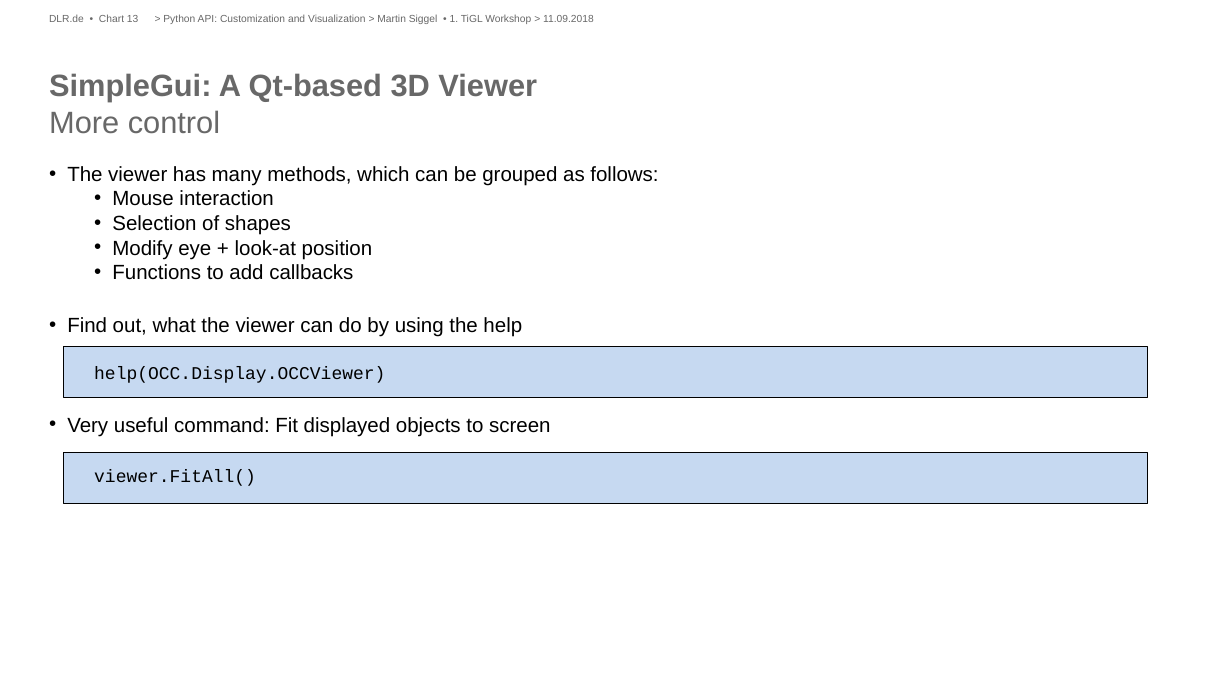
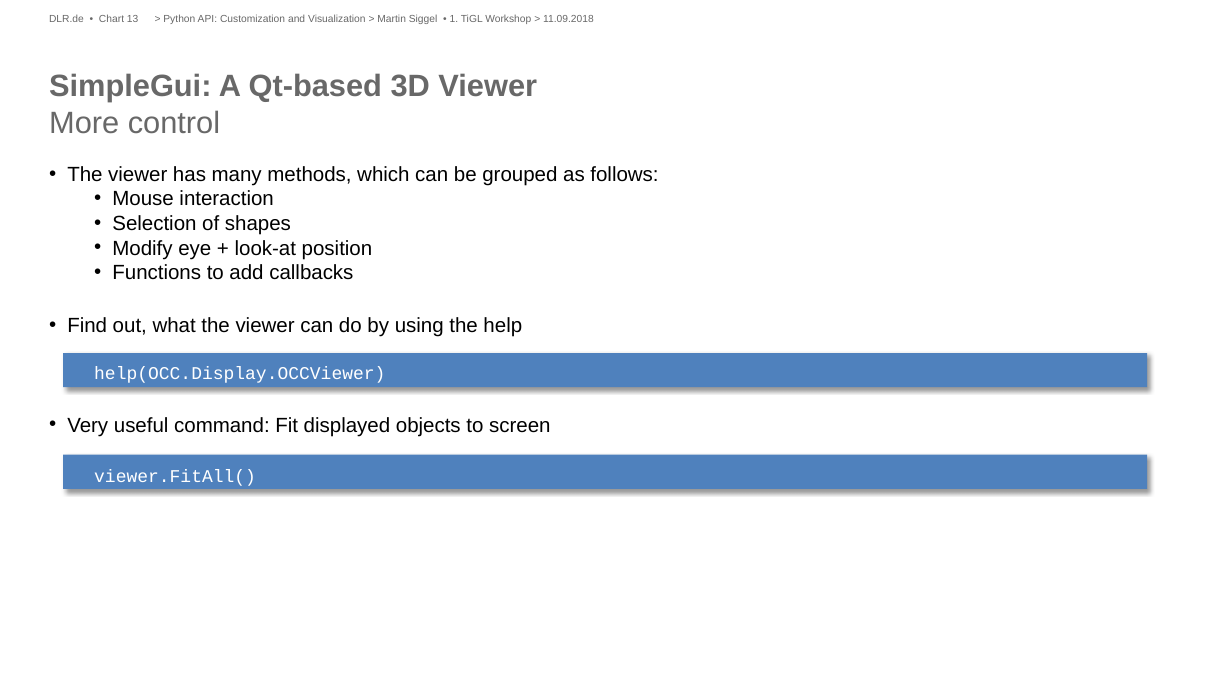
Before and after one commit to ganeshvivek/tigl-workshop, a slide deck: slide 13 of Presentations/Python API-Customization-Visualization.pptx. Drawn at 1232x693 pixels with LibreOffice and Linux fonts; fonts in the diff are those of the drawing; background and template pictures are left out. Boxes give left, top, right and bottom in pixels: in the first picture for what was removed or moved away, otherwise in the second. Text is boxed around its words. In the diff, an @@ line names an element or a change of style, - is before the commit and + after.

```diff
--- a/Presentations/Python API-Customization-Visualization.pptx
+++ b/Presentations/Python API-Customization-Visualization.pptx
@@ rectangle: place and size @@
-rectangle at box(63, 346, 1146, 397)
+rectangle at box(63, 353, 1146, 387)
@@ rectangle at box(63, 353, 1146, 387): fill #C6D9F1 to #4F81BD; outline #000000 0.75 pt to none; shadow on @@
@@ text at box(94, 367, 385, 486): text colour #000000 to #FFFFFF in "help(OCC.Display.OCCViewer)", "viewer.FitAll()" @@
@@ rectangle at box(63, 454, 1146, 489): fill #C6D9F1 to #4F81BD; outline #000000 0.75 pt to none; shadow on @@
@@ rectangle: place and size @@
-rectangle at box(63, 453, 1146, 503)
+rectangle at box(63, 454, 1146, 489)
```
Also in this commit, not shown: 5 other slides changed, 3 other files.
